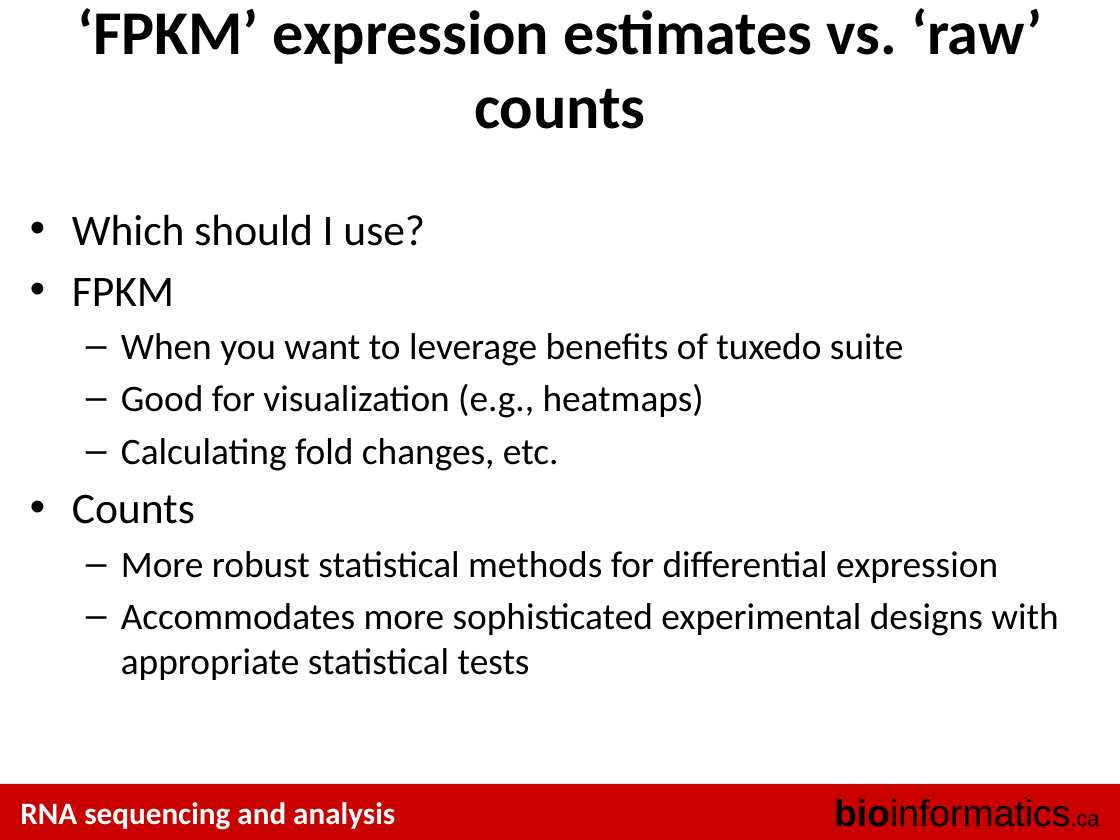
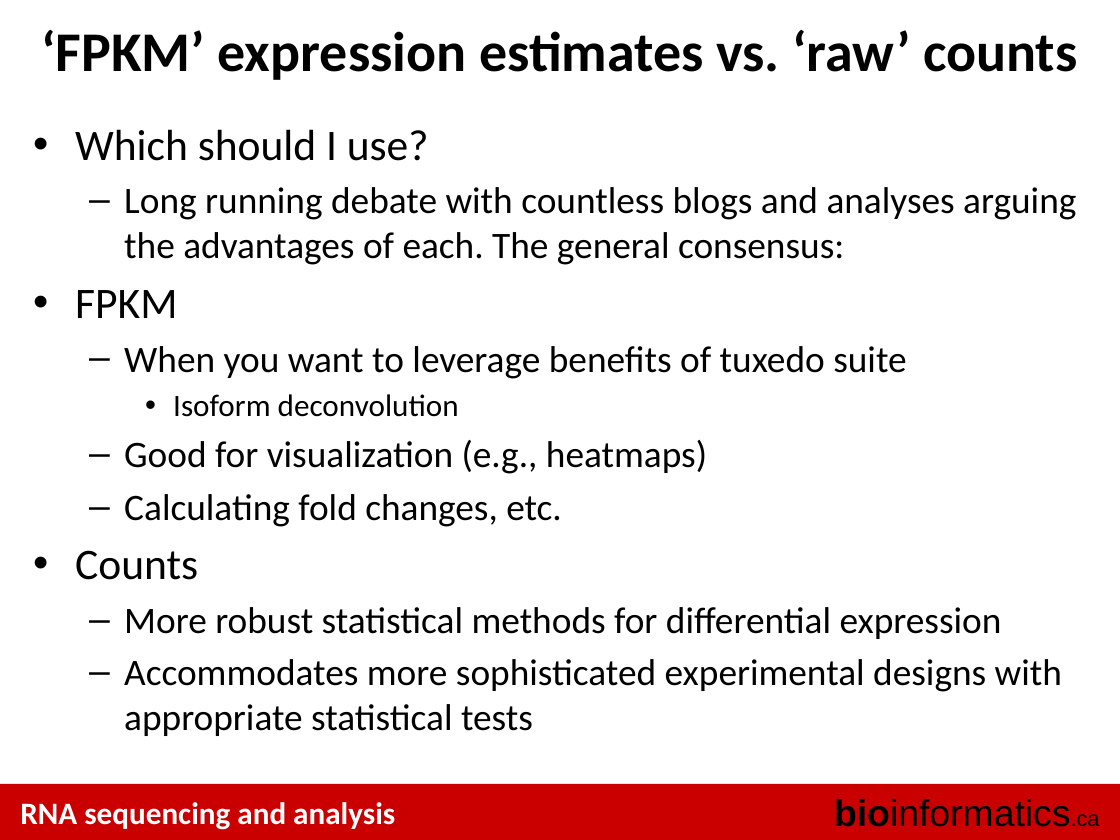
Before and after one commit to griffithlab/rnaseq_tutorial_wiki, a slide deck: slide 19 of LectureFiles/cbw/2017/RNASeq_Module3_Lecture.pptx (slide 15 before the commit). Drawn at 1120x840 pixels with LibreOffice and Linux fonts; fonts in the diff are those of the drawing. Boxes give left, top, right and bottom in pixels: in the first picture for what was removed or moved away, otherwise in the second. Text is boxed around its words. In the diff, an @@ line names an element or a change of style, - is before the commit and + after.

```diff
--- a/LectureFiles/cbw/2017/RNASeq_Module3_Lecture.pptx
+++ b/LectureFiles/cbw/2017/RNASeq_Module3_Lecture.pptx
@@ title "‘FPKM’ expression estimates vs. ‘raw’ ..." at (41, 30, 1077, 80): size 40 to 36 pt @@
@@ text "Which should I use?": place and size @@
-text "Which should I use?" at (72, 214, 1058, 680)
+text "Which should I use?" at (75, 129, 1076, 736)
@@ text at (124, 187, 1076, 265): paragraph added @@
+  – Long running debate with countless blogs and analyses arguing the advantages of each. The general consensus:
@@ text at (173, 394, 459, 417): paragraph added @@
+    • Isoform deconvolution
```
Also in this commit, not shown: 3 other slides changed, 3 slides added, 1 other file.
